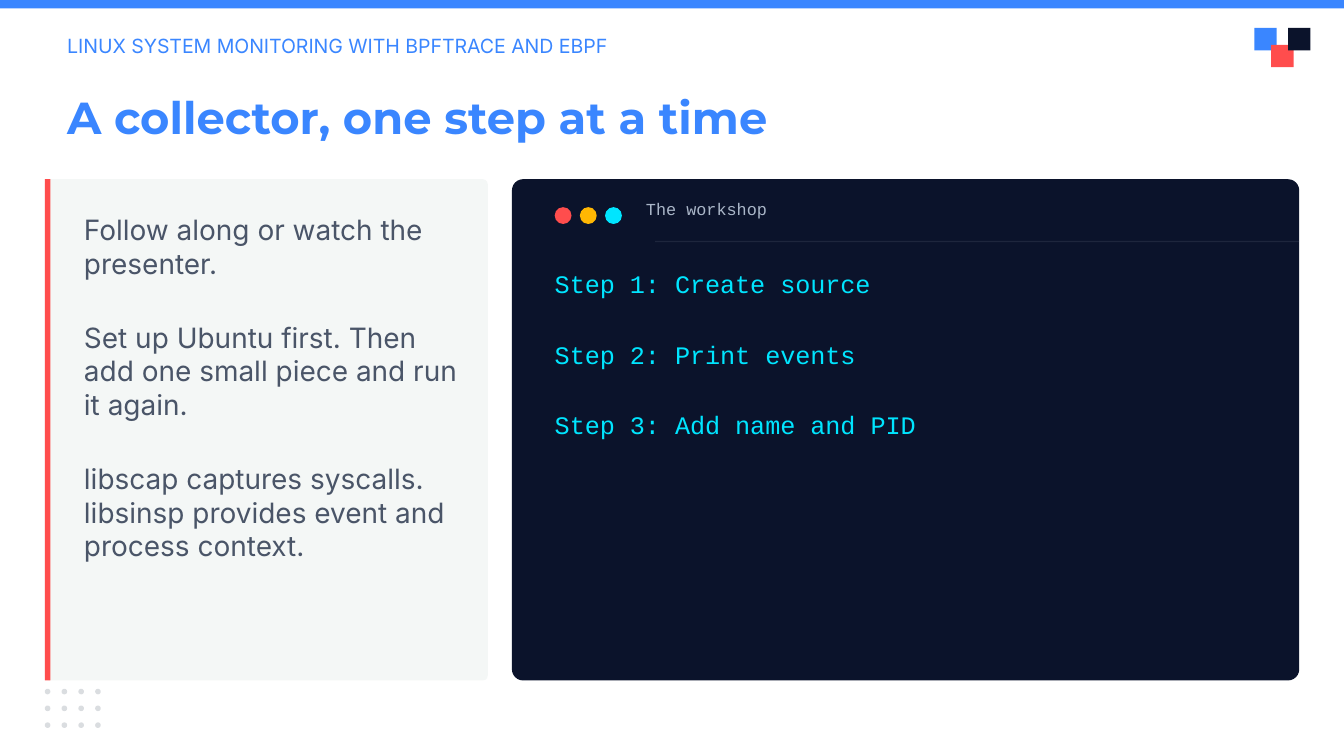
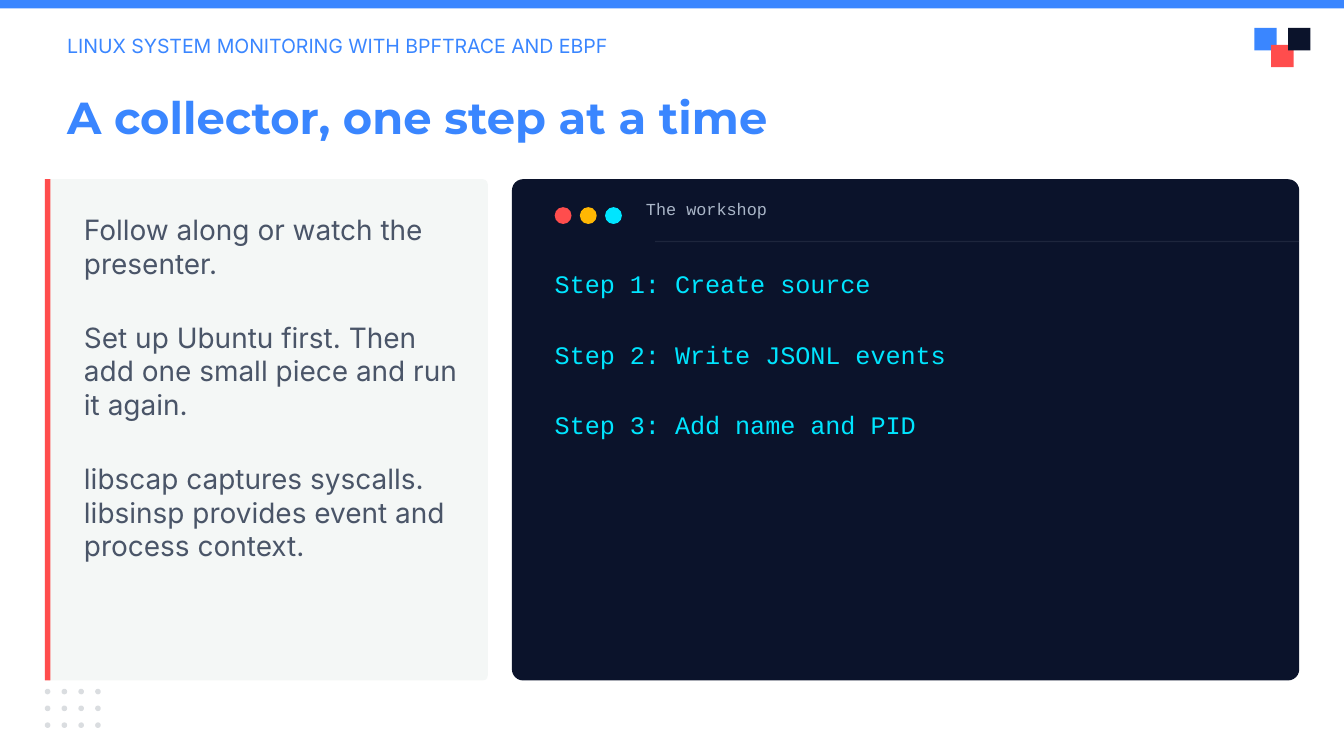
Before and after one commit to julianshalaby-perj/falco-libs-workshop, a slide deck: slide 2 of presentation/falco-libs-intro.pptx. Drawn at 1344x756 pixels with LibreOffice and Linux fonts; fonts in the diff are those of the drawing; background and template pictures are left out. Boxes give left, top, right and bottom in pixels: in the first picture for what was removed or moved away, otherwise in the second. Text is boxed around its words. In the diff, an @@ line names an element or a change of style, - is before the commit and + after.

Commit message:
Teach JSONL capture with separate per-run status logs

```diff
--- a/presentation/falco-libs-intro.pptx
+++ b/presentation/falco-libs-intro.pptx
@@ text at (x1=555, y1=345, x2=945, y2=370): text changed @@
-Step 2: Print events
+Step 2: Write JSONL events
```
Also in this commit, not shown: 6 other slides changed.
